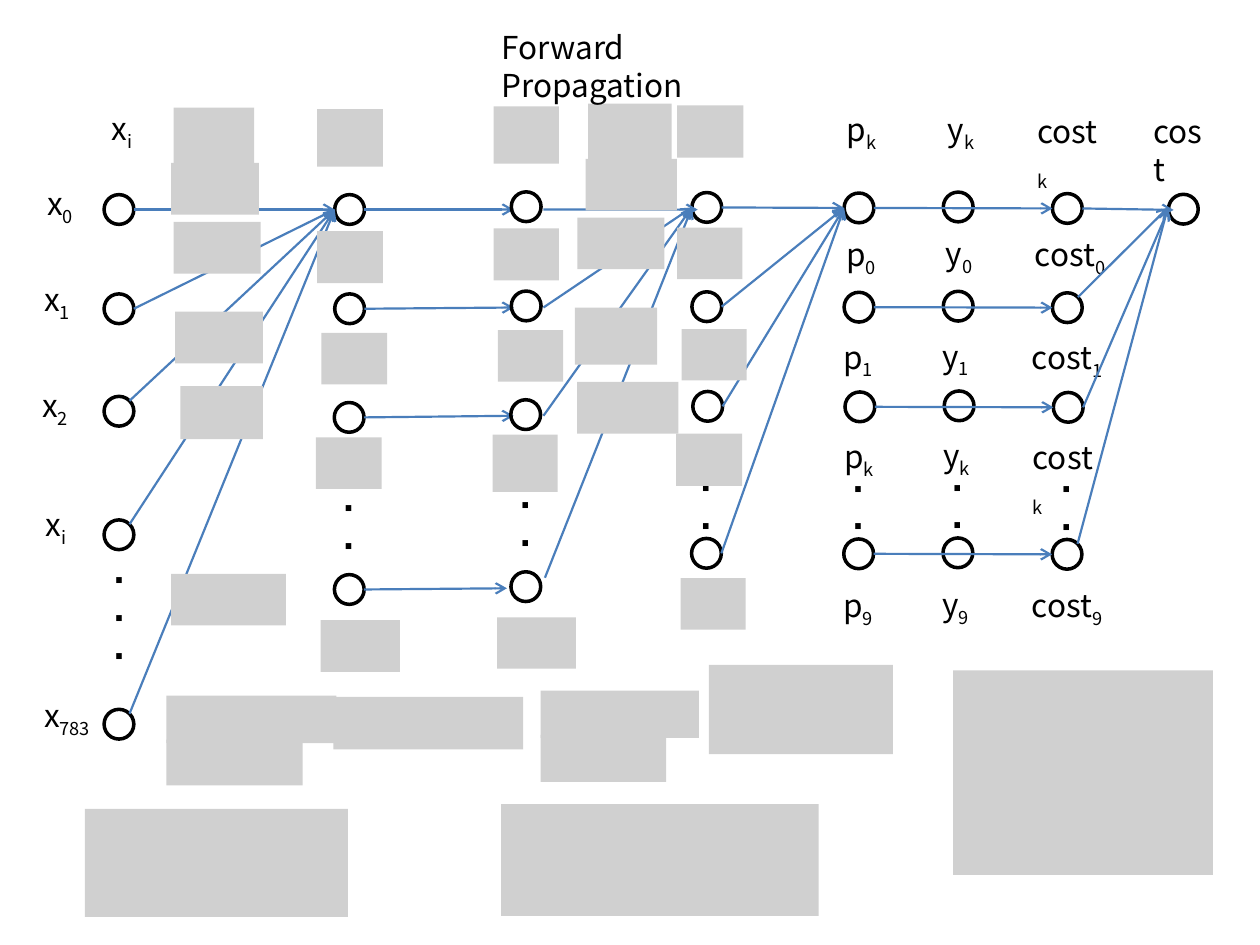
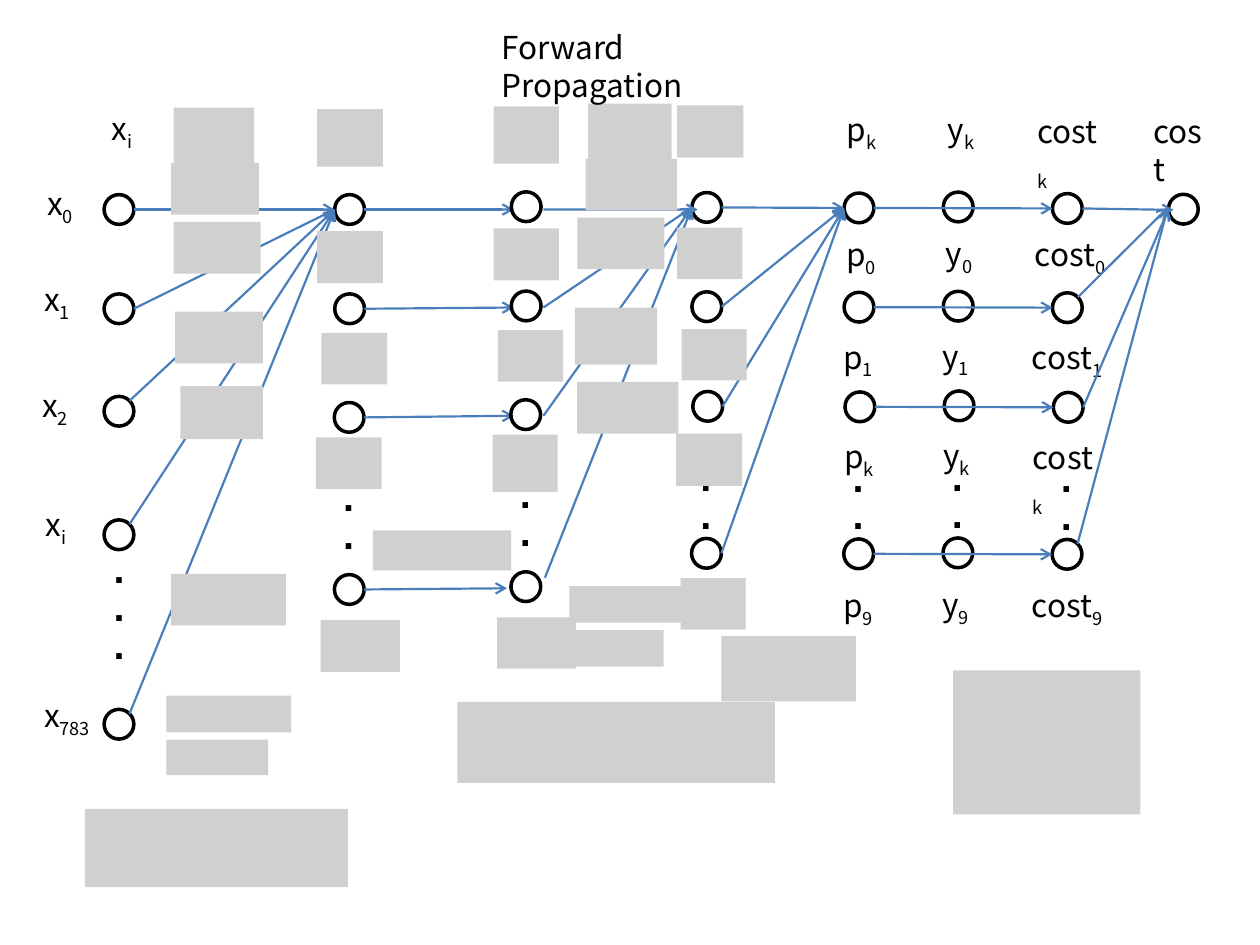
Before and after one commit to kimkangbo/mlforhighschool, a slide deck: slide 1 of neural_network.pptx. Drawn at 1260x945 pixels with LibreOffice and Linux fonts; fonts in the diff are those of the drawing; grey boxes stand for pictures. Boxes give left, top, right and bottom in pixels: in the first picture for what was removed or moved away, otherwise in the second. Text is boxed around its words. In the diff, an @@ line names an element or a change of style, - is before the commit and + after.

```diff
--- a/neural_network.pptx
+++ b/neural_network.pptx
@@ picture added at box(373, 530, 512, 571) @@
@@ picture added at box(570, 586, 685, 622) @@
@@ picture added at box(570, 630, 664, 667) @@
@@ picture: place and size @@
-picture at box(709, 665, 893, 755)
+picture at box(722, 636, 857, 702)
@@ picture: place and size @@
-picture at box(954, 670, 1213, 874)
+picture at box(954, 670, 1140, 814)
@@ picture: place and size @@
-picture at box(166, 696, 336, 743)
+picture at box(166, 696, 291, 732)
@@ picture removed at box(333, 697, 523, 750) @@
@@ picture added at box(457, 702, 775, 782) @@
@@ picture removed at box(541, 690, 698, 738) @@
@@ picture: place and size @@
-picture at box(166, 740, 302, 785)
+picture at box(166, 740, 268, 775)
@@ picture removed at box(541, 735, 667, 782) @@
@@ picture: place and size @@
-picture at box(84, 809, 348, 917)
+picture at box(84, 809, 348, 887)
@@ picture removed at box(501, 804, 819, 916) @@
```
Also in this commit, not shown: 1 slide added.
